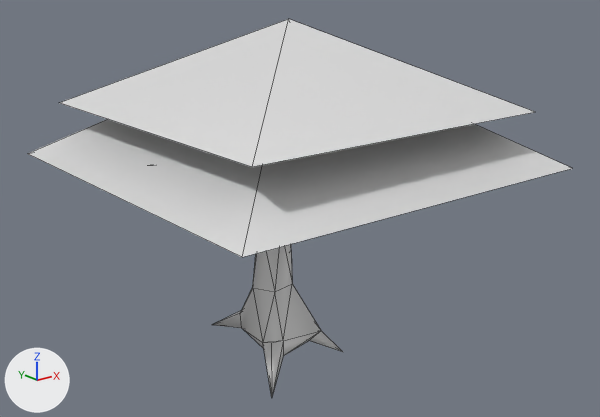
Renders of the FBX model agi2/Assets/3DModels/Nature/Tree1.fbx from each side of a commit.
One viewpoint serves both versions: a 50 mm lens placed at (-6.91, -9.19, 5.63), pointed at (0.09, -0.43, 2.13). Every picture has the same lights, and +X, +Y and +Z are marked at lower left. Mesh edges are drawn as thin lines. Where no turn or scale is listed for an object, it has been applied to the vertices. Vertices at the same position are counted once.

Names of what the first picture shows: 'Leaves0', 'Leaves1', 'Trunk'.
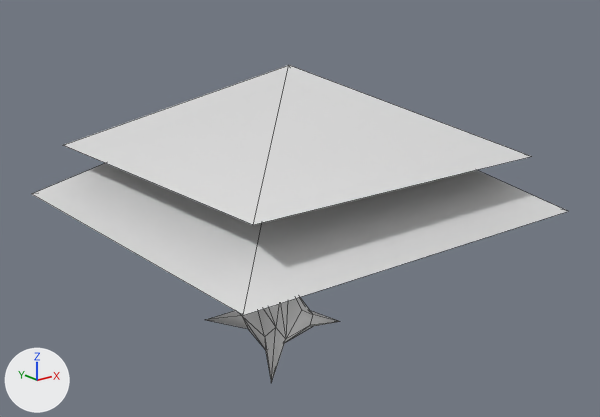
Changed parts and their boxes (x1, y1, x2, y2) in the pictures (600 x 417 px):
'Leaves0', moved
    before: (28, 119, 572, 257)
    after: (32, 163, 568, 315)
'Leaves1', moved
    before: (60, 19, 534, 167)
    after: (64, 65, 532, 225)
'Trunk', reshaped
    before: (152, 164, 343, 397)
    after: (206, 297, 340, 383)

Patch to the scene script:
```diff
--- a/agi2/Assets/3DModels/Nature/Tree1.fbx.py
+++ b/agi2/Assets/3DModels/Nature/Tree1.fbx.py
@@ me_cube_001 @@
 # used by ob_trunk; location = (0.0, 0.0, 0.0)
-me_cube_001.from_pydata(...)  # 104 vertices, 191 faces; spans x -2.29..1.45, y -1.9..1.4, z -0.39..3.48
+me_cube_001.from_pydata(...)  # 49 vertices, 90 faces; spans x -0.94..1.11, y -1.11..1.21, z 0.0..2.73
+# me_cube_001 part 1: the loose piece of 103 vertices spanning x -2.29..1.45, y -1.9..1.4, z -0.39..3.48 is rebuilt with 49 vertices and now spans x -0.94..1.11, y -1.11..1.21, z 0.0..2.73
 me_cube_001.materials.append(mat_trunk)
@@ ob_leaves1 @@
 ob_leaves1 = bpy.data.objects.new('Leaves1', me_plane)
-ob_leaves1.location = (0.0, -0.34, 3.57)
+ob_leaves1.location = (0.0, -0.34, 2.97)
 ob_leaves1.rotation_euler = (0.0, 0.0, 1.576)  # degrees (0, 0, 90)
@@ ob_leaves0 @@
 ob_leaves0 = bpy.data.objects.new('Leaves0', me_plane)
-ob_leaves0.location = (0.0, -0.34, 2.82)
+ob_leaves0.location = (0.0, -0.34, 2.22)
 ob_leaves0.scale = (2.69, 2.69, 3.22)
```
